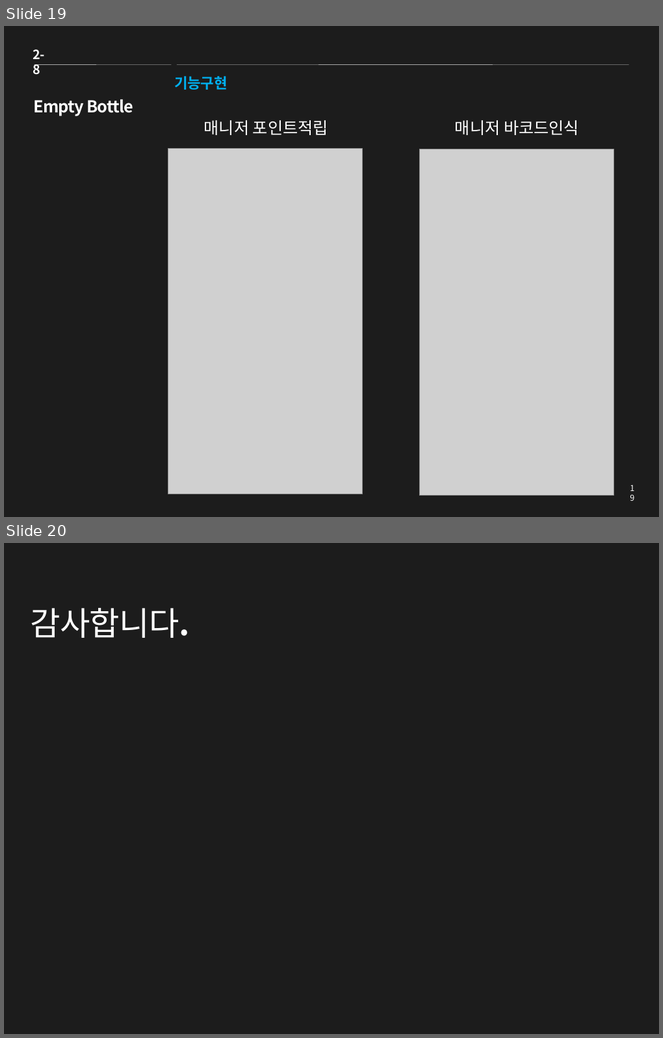
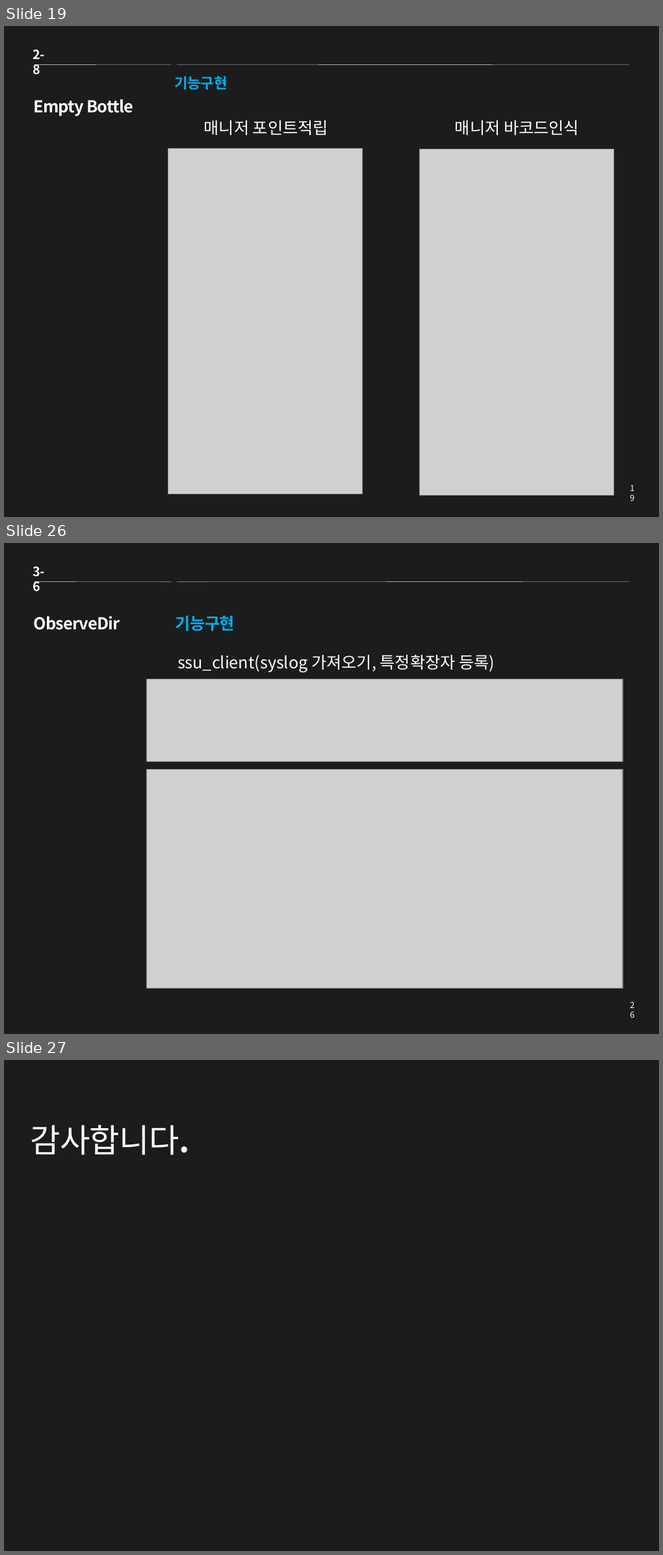
Before and after one commit to Guyclops/Resume, a slide deck: 신준태_포트폴리오.pptx. Shown one above the other, each under a label of ours: slides 19 and 20 before the commit, slides 19, 26 and 27 after it; the slides between them are not shown. The pictures are 663x1038 and 663x1555 pixels, drawn with LibreOffice and Linux fonts; fonts in the diff are those of the drawing; grey boxes stand for pictures. Boxes give left, top, right and bottom in pixels: in the first picture for what was removed or moved away, otherwise in the second. Text is boxed around its words. In the diff, an @@ line names an element or a change of style, - is before the commit and + after.

Commit message:
20171109 ObserveDir 프로젝트 추가

```diff
--- a/신준태_포트폴리오.pptx
+++ b/신준태_포트폴리오.pptx
@@ slide 26 added at bbox=[4, 543, 659, 1034], background #1C1C1C @@
@@ text added at bbox=[33, 566, 44, 592], 14 pt, text #FFFFFF, bold @@
+3-6
@@ line added from (34, 581) to (171, 581), #F2F2F2 0.25 pt @@
@@ line added from (177, 581) to (629, 581), #F2F2F2 0.25 pt @@
@@ title added at bbox=[34, 616, 120, 630], 18 pt, text #FFFFFF, bold @@
+ObserveDir
@@ text added at bbox=[176, 616, 235, 631], 18 pt, text #00B0F0, bold @@
+기능구현
@@ text added at bbox=[178, 655, 495, 672], 18 pt, text #FFFFFF @@
+ssu_client(syslog 가져오기, 특정확장자 등록)
@@ picture added at bbox=[147, 679, 623, 762] @@
@@ picture added at bbox=[147, 770, 623, 988] @@
@@ page number added at bbox=[623, 997, 642, 1014], 9 pt, text #FFFFFF @@
+26
@@ what was slide 20 is now slide 27 @@
```
Also in this commit, not shown: 2 slides changed, 6 other slides added, 1 other file.
